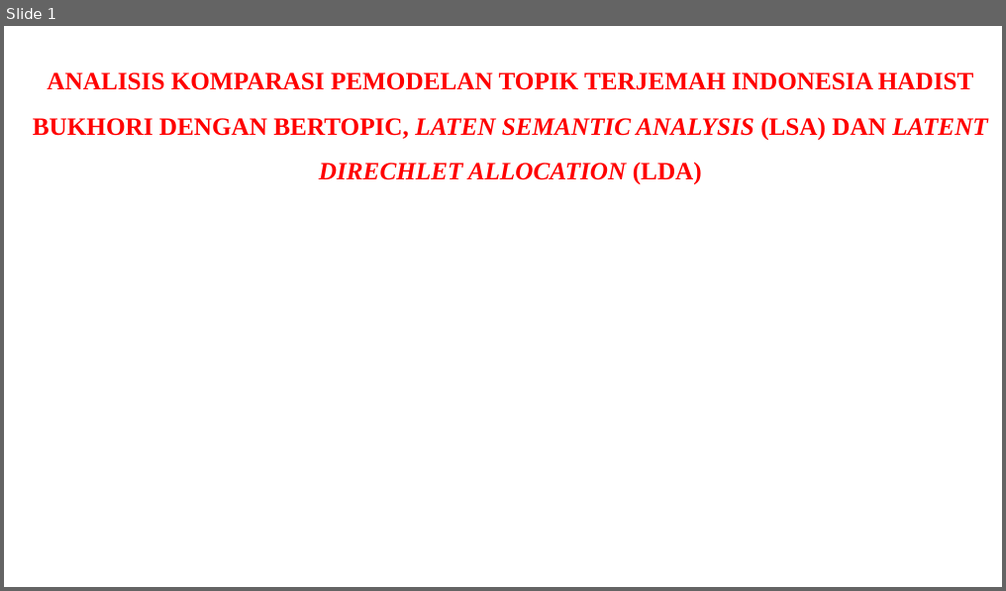
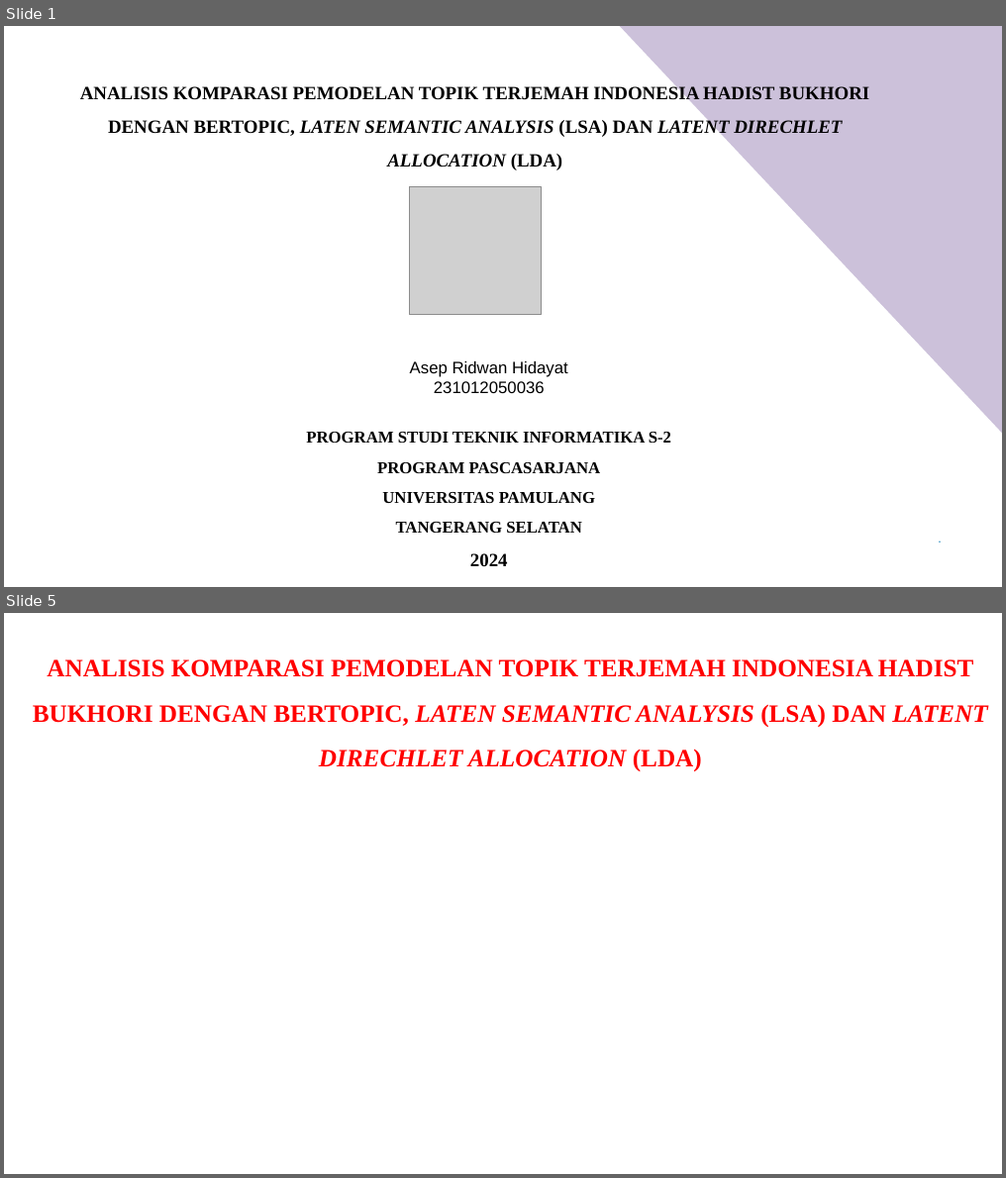
Before and after one commit to ridwan-bvk/SAKOLA-PASCA, a slide deck: SEMESTER2/METODE PENELITIAN/TUGAS/PRESENTASI - PROPOSAL THESIS.pptx. Shown one above the other, each under a label of ours: slide 1 before the commit, slides 1 and 5 after it; the slides between them are not shown. The pictures are 1006x591 and 1006x1178 pixels, drawn with LibreOffice and Linux fonts; fonts in the diff are those of the drawing; grey boxes stand for pictures; background and template pictures are left out. Boxes give left, top, right and bottom in pixels: in the first picture for what was removed or moved away, otherwise in the second. Text is boxed around its words. In the diff, an @@ line names an element or a change of style, - is before the commit and + after.

```diff
--- a/SEMESTER2/METODE PENELITIAN/TUGAS/PRESENTASI - PROPOSAL THESIS.pptx
+++ b/SEMESTER2/METODE PENELITIAN/TUGAS/PRESENTASI - PROPOSAL THESIS.pptx
@@ slide 1 added at box(4, 26, 1002, 587), background #FFFFFF @@
@@ right triangle added at box(620, 26, 1002, 433), fill #CCC1DA @@
@@ text added at box(80, 85, 869, 171), 18 pt, text #000000, bold @@
+ANALISIS KOMPARASI PEMODELAN TOPIK TERJEMAH INDONESIA HADIST BUKHORI DENGAN BERTOPIC, LATEN SEMANTIC ANALYSIS (LSA) DAN LATENT DIRECHLET ALLOCATION (LDA)
@@ picture added at box(409, 187, 541, 315) @@
@@ text added at box(306, 362, 671, 567), 16 pt, text #000000, bold @@
+We Create Quality Professional
+Asep Ridwan Hidayat
+231012050036
+PROGRAM STUDI TEKNIK INFORMATIKA S-2
+PROGRAM PASCASARJANA
+UNIVERSITAS PAMULANG
+TANGERANG SELATAN
+2024
@@ text added at box(389, 527, 948, 550), 12 pt, text #0E7FB7 @@
+.
@@ what was slide 1 is now slide 5 @@
```
Also in this commit, not shown: 3 other slides added, 2 slides removed, 1 other file.
